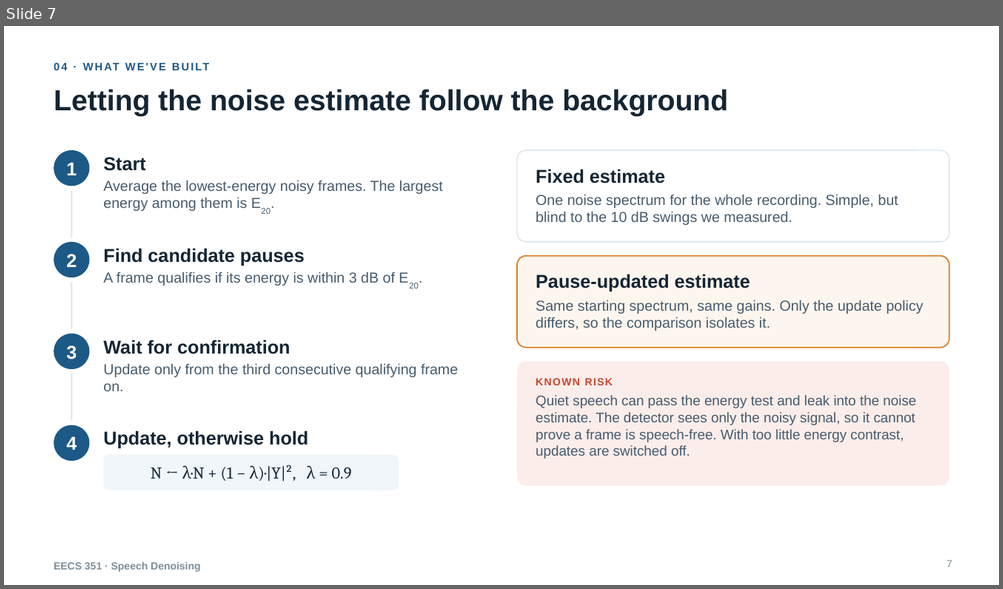
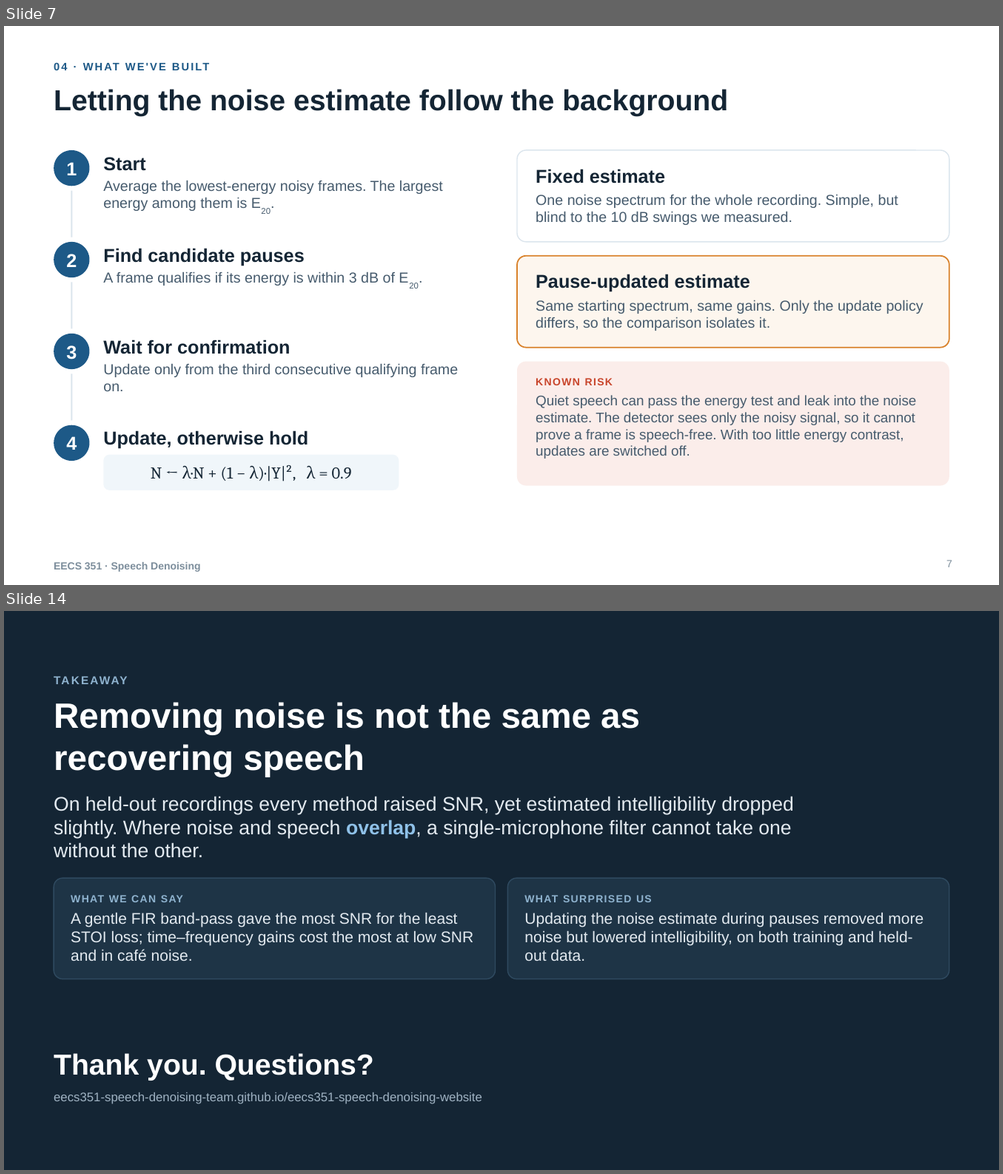
Before and after one commit to eecs351-speech-denoising-team/eecs351-speech-denoising-website, a slide deck: reports/project_presentation.pptx. Shown one above the other, each under a label of ours: slide 7 before the commit, slides 7 and 14 after it; the slides between them are not shown. The pictures are 1003x589 and 1003x1174 pixels, drawn with LibreOffice and Linux fonts; fonts in the diff are those of the drawing. Boxes give left, top, right and bottom in pixels: in the first picture for what was removed or moved away, otherwise in the second. Text is boxed around its words. In the diff, an @@ line names an element or a change of style, - is before the commit and + after.

```diff
--- a/reports/project_presentation.pptx
+++ b/reports/project_presentation.pptx
@@ slide 14 added at (4,611,999,1170), background #142534 @@
@@ text added at (54,673,353,695), 11 pt, text #8FB3CF, bold @@
+TAKEAWAY
@@ text added at (54,702,640,777), 34 pt, text #FFFFFF, bold @@
+Removing noise is not the same as recovering speech
@@ text added at (54,796,793,858), 19 pt, text #E3EAF0 @@
+On held-out recordings every method raised SNR, yet estimated intelligibility dropped slightly. Where noise and speech overlap, a single-microphone filter cannot take one without the other.
@@ rounded rectangle added at (54,878,495,979), fill #1E3446, outline #2F4A60 1 pt @@
@@ text added at (71,895,473,961), 15 pt, text #E3EAF0 @@
+WHAT WE CAN SAY
+A gentle FIR band-pass gave the most SNR for the least STOI loss; time–frequency gains cost the most at low SNR and in café noise.
@@ rounded rectangle added at (508,878,949,979), fill #1E3446, outline #2F4A60 1 pt @@
@@ text added at (524,895,923,961), 15 pt, text #E3EAF0 @@
+WHAT SURPRISED US
+Updating the noise estimate during pauses removed more noise but lowered intelligibility, on both training and held-out data.
@@ text added at (54,1054,374,1081), 28 pt, text #FFFFFF, bold @@
+Thank you. Questions?
@@ text added at (54,1093,482,1105), 12 pt, text #9FB2C2 @@
+eecs351-speech-denoising-team.github.io/eecs351-speech-denoising-website
```
Also in this commit, not shown: 4 slides changed, 2 other slides added, 1 slide removed, 5 other files.
